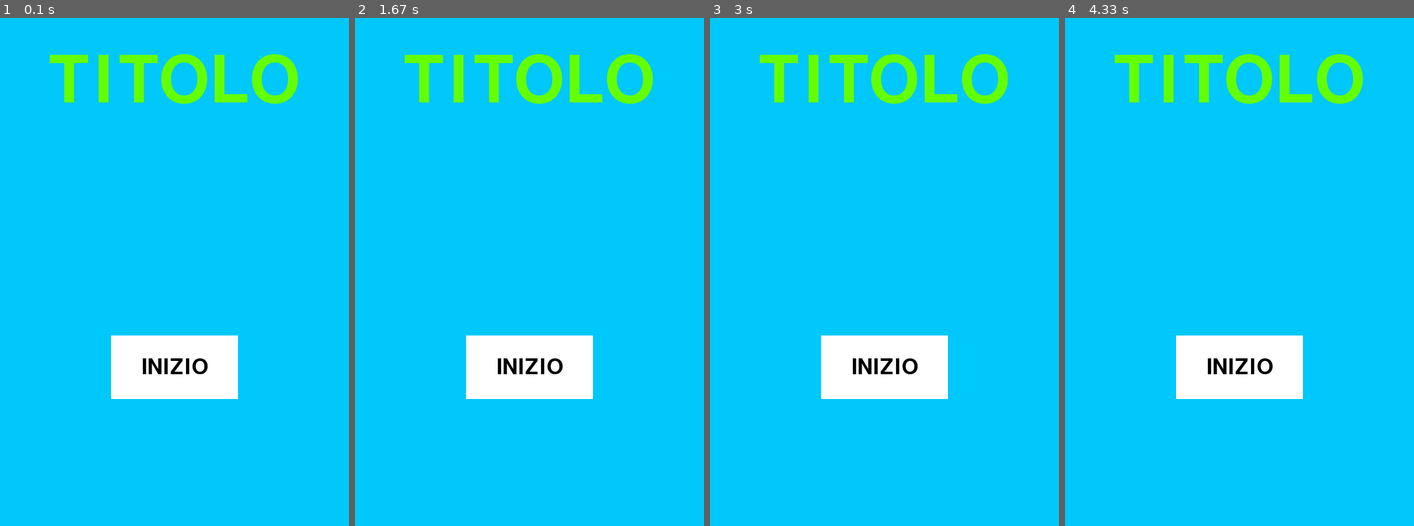
Above: before the commit, frames 1-4 (left to right).
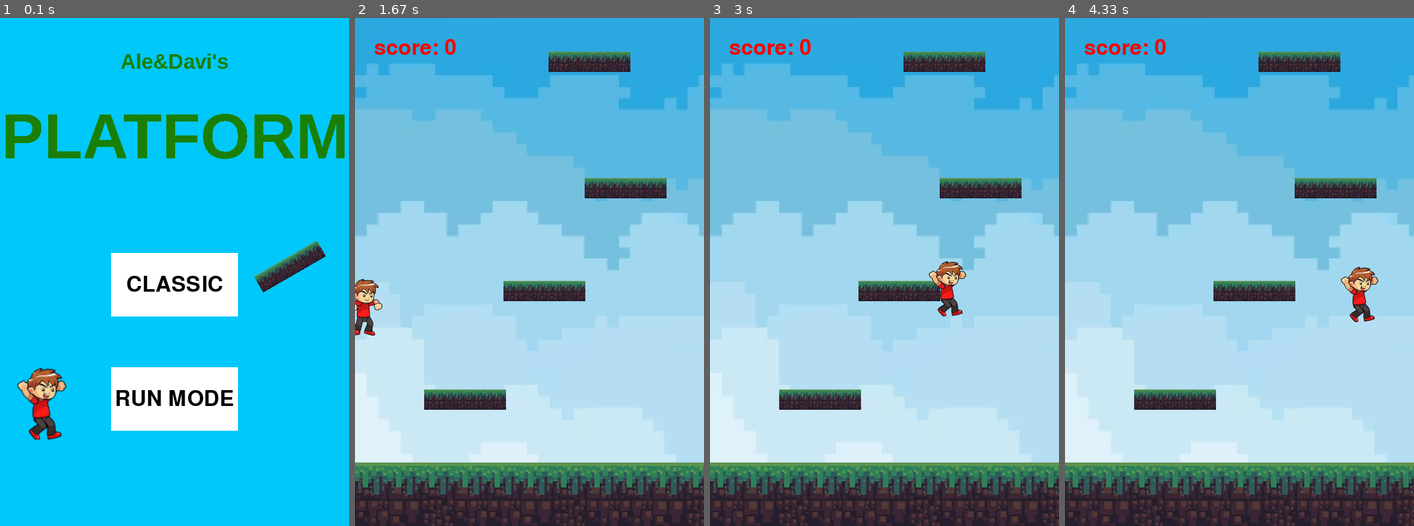
Above: after the commit, the same moments.

Repository: AleBrambilla/pygame-Brambilla-Mariani
Game: pygame game, started from main.py
Two runs of this game, one before a commit and one after it. Both use one fixed random seed, a clock stepped at 60 frames per second and the inputs below.
Inputs (mouse positions are in pixels of both pictures, inside the frame that each line leads up to):
- Up to frame 1 (0.1 s): no input
- Up to frame 2 (1.67 s): click (529, 272) at 0.38 s; hold Right 0.67-1.13 s; hold Right 1.17-1.63 s
- Up to frame 3 (3 s): hold Left 1.67-2.2 s; hold Left 2.23-2.63 s; hold Right from 2.67 s (still down)
- Up to frame 4 (4.33 s): release Right at 3.3 s; hold Left 3.33-3.8 s; hold Right 3.83-4.3 s

The runs differ from the first frame. In frame 1, 18% of the frame differs, in the area x 1-99%, y 7-83%; in frame 2, 100%, in the area x 0-100%, y 0-100%; in frame 3, 100%; in frame 4, 100%.

Commit message:
schermata migliorata by Brambi

Diff:
--- a/main.py
+++ b/main.py
@@ -11,15 +11,29 @@
 
 tasto_start=pygame.Surface((200, 100))
 tasto_start.fill((255,255,255))
-start_rect=tasto_start.get_rect(center=(275, 550))
+start_rect=tasto_start.get_rect(center=(275, 420))
 
 font=pygame.font.Font(None, 50)
-inizio_scritta=font.render('INIZIO', True, (0,0,0))
-inizio_scritta_rect=inizio_scritta.get_rect(center=(275, 550))
+inizio_scritta=font.render('CLASSIC', True, (0,0,0))
+inizio_scritta_rect=inizio_scritta.get_rect(center=(275, 420))
 
-font=pygame.font.Font(None, 150)
-titolo=font.render('TITOLO', True, (100,255,0))
-titolo_rect=titolo.get_rect(midtop=(275, 50))
+font=pygame.font.SysFont('Cooper Black', 30)
+titolo1=font.render("Ale&Davi's", False, (26,128,5))
+titolo_rect1=titolo1.get_rect(midtop=(275, 50))
+
+font=pygame.font.SysFont('Cooper Black', 90)
+titolo2=font.render("PLATFORM", False, (26,128,5))
+titolo_rect2=titolo2.get_rect(midtop=(275, 130))
+
+tasto_start2=pygame.Surface((200, 100))
+tasto_start2.fill((255,255,255))
+start_rect2=tasto_start2.get_rect(center=(275, 600))
+
+font=pygame.font.Font(None, 50)
+inizio_scritta2=font.render('RUN MODE', True, (0,0,0))
+inizio_scritta_rect2=inizio_scritta2.get_rect(center=(275, 600))
+
+
 
 def gameover():
 
@@ -27,11 +41,16 @@
 
     screen.fill((0,200,250))
 
-    if Game_Over:   # non è bello come game_over diventa true
+    if Game_Over:
 
         screen.blit(tasto_start, start_rect)
         screen.blit(inizio_scritta, inizio_scritta_rect)
-        screen.blit(titolo, titolo_rect)
+        screen.blit(titolo1, titolo_rect1)
+        screen.blit(titolo2, titolo_rect2)
+        screen.blit(tasto_start2, start_rect2)
+        screen.blit(inizio_scritta2, inizio_scritta_rect2)
+        screen.blit(pygame.transform.rotozoom(player.sprite.image, 0, 1.3), (25, 550))
+        screen.blit(image_piattaforma, (400, 350) )
 
     if start_rect.collidepoint(pygame.mouse.get_pos()) and pygame.mouse.get_pressed()[0]:
         Game_Over=False
@@ -87,6 +106,9 @@
 piattaforme.add(Classica(randint(500, 600)))
 
 punteggio=Punteggio()
+
+image_piattaforma=pygame.image.load('Brambilla-Mariani-img/platform.png').convert_alpha()
+image_piattaforma=pygame.transform.rotozoom(image_piattaforma, 30, 0.7)
 
 pygame.display.set_caption('Home')
 
